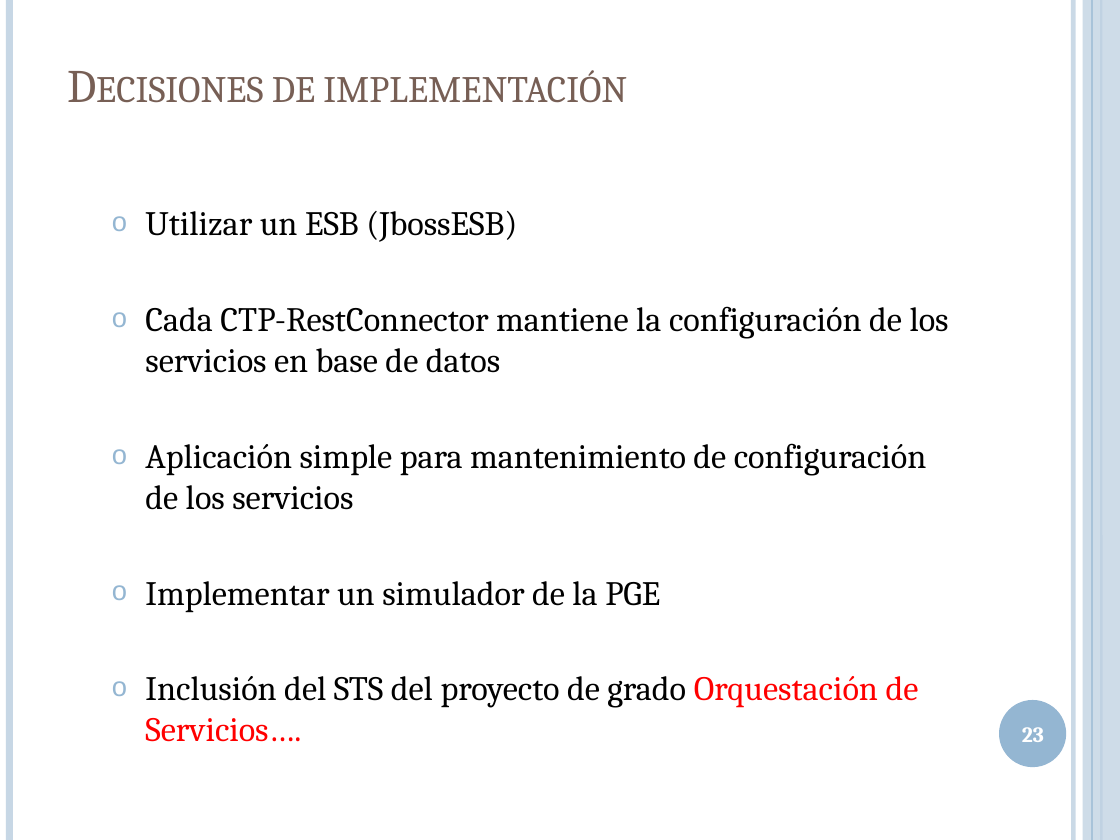
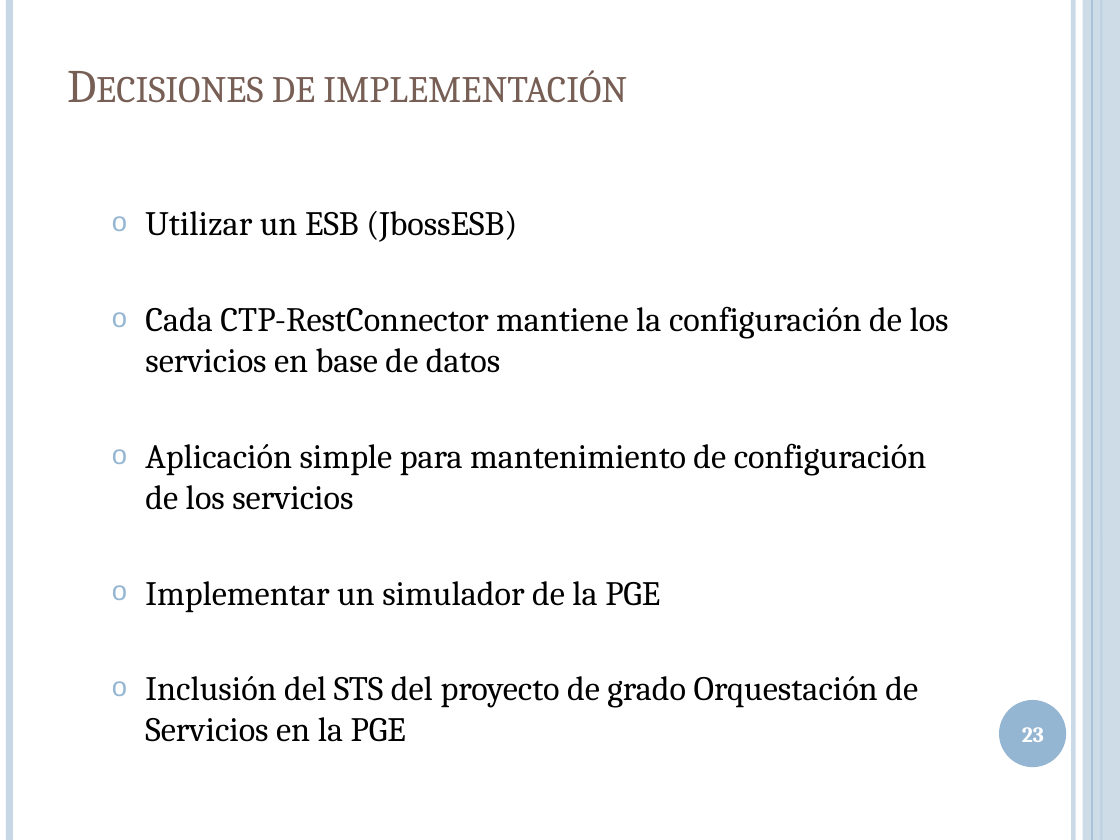
Before and after one commit to lcpaso1/integracion-gis-pge, a slide deck: slide 23 of Presentacion.pptx. Drawn at 1120x840 pixels with LibreOffice and Linux fonts; fonts in the diff are those of the drawing. Boxes give left, top, right and bottom in pixels: in the first picture for what was removed or moved away, otherwise in the second. Text is boxed around its words. In the diff, an @@ line names an element or a change of style, - is before the commit and + after.

```diff
--- a/Presentacion.pptx
+++ b/Presentacion.pptx
@@ text at <box>145,676,918,742</box>: text changed @@
-  o Inclusión del STS del proyecto de grado Orquestación de Servicios….
+  o Inclusión del STS del proyecto de grado Orquestación de Servicios en la PGE
```
Also in this commit, not shown: 4 other slides changed, 1 other file.
